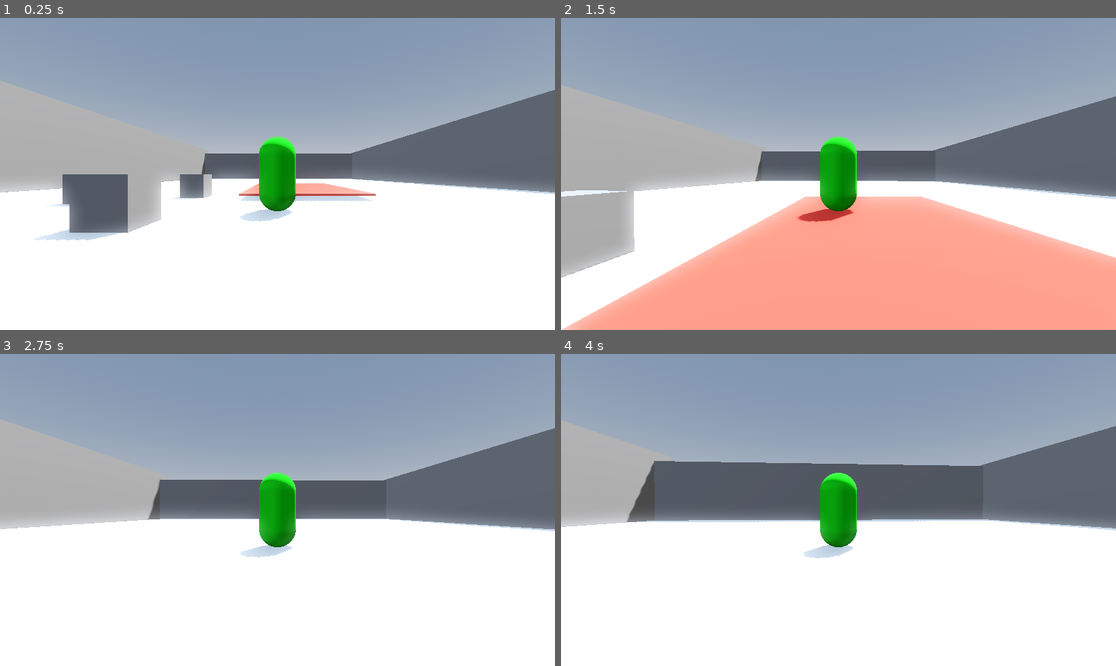
Above: before the commit, frames 1-4 (two rows, left to right).
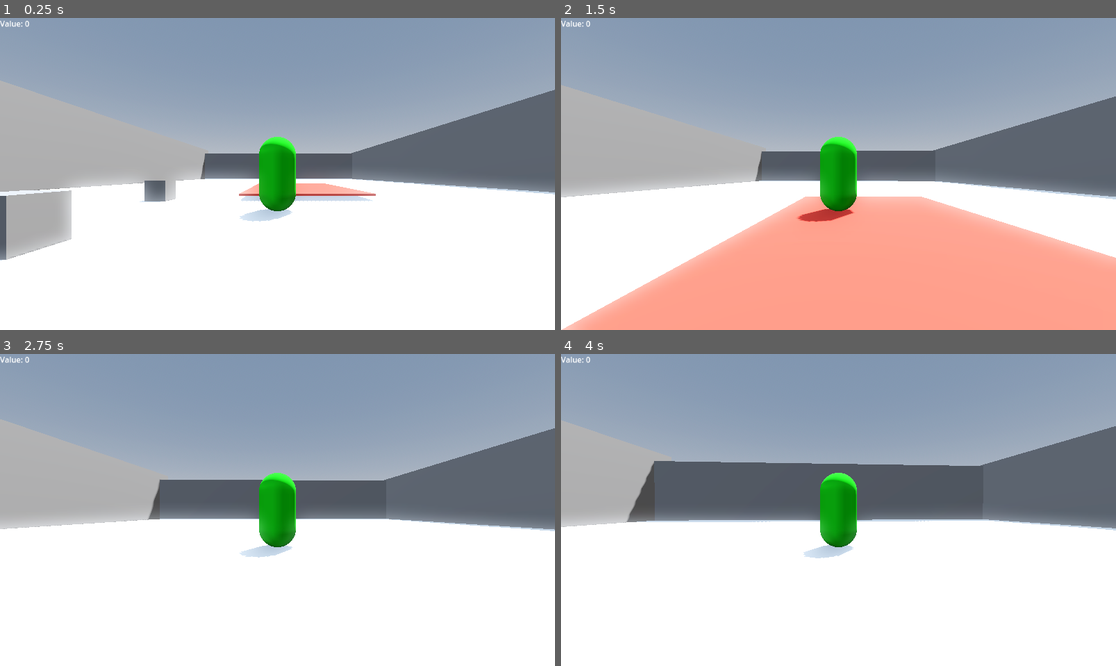
Above: after the commit, the same moments.

Repository: TylerPederson/effort
Game: Godot game, scene res://sandbox_level.tscn
The game is run twice, just before and just after one commit, with the same random seed, the same clock (stepped at 60 frames per second) and the same inputs. Sound files missing from this copy of the repository are replaced by a short silence.
Inputs (mouse positions are in pixels of both pictures, inside the frame that each line leads up to):
- Up to frame 1 (0.25 s): no input
- Up to frame 2 (1.5 s): tap Enter (ui_accept) at 0.5, 0.77 s; move the mouse to (866, 174) at 0.52 s; hold Up (ui_up) from 0.53 s (still down); tap E (interact) at 0.6, 1.35 s; click (866, 174) at 0.67 s; move the mouse to (810, 174) at 1.27 s
- Up to frame 3 (2.75 s): keep holding Up (ui_up); tap Enter (ui_accept) at 1.52 s; move the mouse to (288, 503) at 2.02 s; tap E (interact) at 2.1 s
- Up to frame 4 (4 s): keep holding Up (ui_up); move the mouse to (832, 516) at 2.77 s; tap E (interact) at 2.85, 3.6 s; click (832, 516) at 2.92 s; tap Enter (ui_accept) at 3.02, 3.77 s; move the mouse to (877, 513) at 3.52 s

The runs differ from the first frame. In frame 1, 6.1% of the frame differs, in the area x 0-39%, y 0-78%; in frame 2, 3.2%; in frame 3, less than 0.1%; in frame 4, less than 0.1%.

Commit message:
Dropping/Using Items
- Items tagged as consumables can now be used from the context menu, or double clicking the item, removing it from your inventory and changing some value (Test value via lable node added to the interaction controller node and displayed on screen)
- All item types can now be dropped by either the context meu button or dragging and dropping the item out of your inventory. it removes the item from the inventory and spawns the item back into the world in front of where the player is looking

TODO:
- Styling the inventory to the look of the game
- Adding equipment slots
- Adding Pocket Slots
- Possibly refactoring player interactions into it's own node?
- Chest inventories?

Diff:
--- a/Inventory/Controllers/interaction_controller.gd
+++ b/Inventory/Controllers/interaction_controller.gd
@@ -2,8 +2,10 @@
 
 @onready var raycast: RayCast3D = $"../RayCast3D"
 @onready var inventory_controller: Node = %"Inventory Controller/CanvasLayer/Inventory UI"
+@onready var testing_lable: Label = $TestingLable
 
 var inv_open : bool = false
+var test_value : int = 0
 
 signal invent_on_item_collected(item)
 
@@ -92,3 +94,8 @@
 # Handles finding the "ItemInteract" nodes of objects
 func find_interaction_component(object: Node) -> Node:
 	return object.get_node("ItemInteract")
+
+# Temp(?) Action Functions
+func update_test_value(amount: int) -> void:
+	test_value += amount
+	testing_lable.text = "Value: " + str(test_value)
--- a/Inventory/Controllers/interaction_controller.tscn
+++ b/Inventory/Controllers/interaction_controller.tscn
@@ -4,3 +4,8 @@
 
 [node name="InteractionController" type="Node"]
 script = ExtResource("1_v60n4")
+
+[node name="TestingLable" type="Label" parent="."]
+offset_right = 281.0
+offset_bottom = 76.0
+text = "Value: 0"
--- a/Inventory/Controllers/inventory_controller.gd
+++ b/Inventory/Controllers/inventory_controller.gd
@@ -2,8 +2,11 @@
 class_name InventoryController
 
 # Inventory Variables
+@onready var player_camera: Camera3D = $"../../../SpringArm3D/Camera3D"
+@onready var raycast: RayCast3D = $"../../../RayCast3D"
 @onready var inventory_grid: GridContainer = %GridContainer
 @onready var context_menu: PopupMenu = PopupMenu.new()
+@onready var interaction_controller: Node = $"../../../InteractionController"
 
 var inventory_slot_prefab: PackedScene = load("res://Inventory/inventory_slot.tscn")
 
@@ -41,6 +44,16 @@
 			return
 	inventory_full = true
 
+func _can_drop_data(_at_position: Vector2, data: Variant) -> bool:
+	var slot: InventorySlot = inventory_slots[data]
+	if not slot.slot_data:
+		return false
+	return true
+
+func _drop_data(_at_position: Vector2, data: Variant) -> void:
+	drop_collectable(data)
+	inventory_full = not has_free_slot()
+
 func _on_item_swapped_on_slot(from_slot_id: int, to_slot_id:int) -> void:
 	var to_slot_item: ItemData = inventory_slots[to_slot_id].slot_data
 	var from_slot_item: ItemData = inventory_slots[from_slot_id].slot_data
@@ -54,7 +67,7 @@
 
 	match get_item_action_type(slot.slot_data):
 		ActionData.ActionType.CONSUMABLE:
-			return #use thing
+			use_collectable(slot_id)
 		ActionData.ActionType.EQUIPMENT:
 			return # equip thing
 		ActionData.ActionType.INSPECT:
@@ -94,10 +107,10 @@
 		ActionData.ActionType.CONSUMABLE:
 			match id:
 				0:
-					# use_collectable return
+					use_collectable(slot_id)
 					return
 				1:
-					# drop_collectable return
+					drop_collectable(slot_id)
 					return
 		ActionData.ActionType.EQUIPMENT:
 			match id:
@@ -105,7 +118,7 @@
 					# equip_collectable return
 					return
 				1:
-					# drop_collectable return
+					drop_collectable(slot_id)
 					return
 		ActionData.ActionType.INSPECT:
 			match id:
@@ -113,7 +126,7 @@
 					# view_collectable return
 					return
 				1:
-					# drop_collectable return
+					drop_collectable(slot_id)
 					return
 
 func get_item_action_type(item_data: ItemData) -> ActionData.ActionType:
@@ -121,3 +134,65 @@
 		return ActionData.ActionType.INVALID
 
 	return item_data.action_data.action_type
+
+# Actions
+func use_collectable(slot_id: int) -> void:
+	var slot: InventorySlot = inventory_slots[slot_id]
+	if not slot.slot_data:
+		return
+
+	var action_data: ActionData = slot.slot_data.action_data
+	match action_data.modifier_name:
+		"test_consume":
+			interaction_controller.update_test_value(action_data.modifier_value)
+
+	inventory_full = not has_free_slot()
+	slot.fill_slot(null)
+
+func drop_collectable(slot_id: int) -> void:
+	var slot: InventorySlot = inventory_slots[slot_id]
+	if not slot.slot_data:
+		return
+
+	# 1) Foward Check
+	var drop_distance: float = 3.0
+	var foward_dir: Vector3 = -raycast.global_transform.basis.y.normalized()
+	var target_pos: Vector3 = raycast.global_transform.origin + foward_dir * drop_distance
+	var space_state = raycast.get_world_3d().direct_space_state
+
+	# 2) obstacle check
+	var obstacle_params = PhysicsRayQueryParameters3D.new()
+	obstacle_params.from = raycast.global_transform.origin + Vector3(0,0,3)
+	obstacle_params.to = target_pos
+
+	var obstacle_hit: Dictionary = space_state.intersect_ray(obstacle_params)
+	if obstacle_hit:
+		print("can't dorp here")
+		return
+
+	# 3) find the ground
+	var ground_params = PhysicsRayQueryParameters3D.new()
+	ground_params.from = target_pos + Vector3.UP * 3
+	ground_params.to = target_pos - Vector3.UP * 6
+
+	var ground_hit: Dictionary = space_state.intersect_ray(ground_params)
+	if not ground_hit:
+		print("no ground")
+		return
+
+	var ground_pos: Vector3 = ground_hit.position
+
+	var buffer_height: float = 0.5
+
+	var instance = slot.slot_data.item_prefab.instantiate() as Node3D
+
+	if instance is RigidBody3D:
+		get_tree().current_scene.add_child(instance)
+		instance.global_transform.origin = ground_pos + Vector3.UP * buffer_height
+		instance.freeze = false
+		instance.gravity_scale = 1.0
+	else:
+		instance.global_transform.origin = ground_pos + Vector3.UP * 0.01
+
+	inventory_full = not has_free_slot()
+	slot.fill_slot(null)
--- a/Inventory/Items/test_item.tscn
+++ b/Inventory/Items/test_item.tscn
@@ -24,11 +24,14 @@
 metadata/_custom_type_script = "uid://du5u3pregm218"
 
 [node name="TestItem" type="RigidBody3D"]
+mass = 0.5
 
 [node name="MeshInstance3D" type="MeshInstance3D" parent="."]
+transform = Transform3D(0.75, 0, 0, 0, 0.75, 0, 0, 0, 0.75, 0, 0, 0)
 mesh = SubResource("BoxMesh_mmqn2")
 
 [node name="CollisionShape3D" type="CollisionShape3D" parent="."]
+transform = Transform3D(0.75, 0, 0, 0, 0.75, 0, 0, 0, 0.75, 0, 0, 0)
 shape = SubResource("BoxShape3D_d6ppk")
 
 [node name="ItemInteract" parent="." instance=ExtResource("1_skauc")]
--- a/sandbox_level.tscn
+++ b/sandbox_level.tscn
@@ -66,10 +66,10 @@
 size = Vector3(33.739746, 6.4058228, 2.679657)
 
 [node name="TestItem" parent="." instance=ExtResource("2_vg0gq")]
-transform = Transform3D(1, 0, 0, 0, 1, 0, 0, 0, 1, -3.0577784, 0.50367165, 1.5259342)
+transform = Transform3D(1, 0, 0, 0, 1, 0, 0, 0, 1, -3.5369554, 0.37867165, 2.7561426)
 
 [node name="TestItem2" parent="." instance=ExtResource("2_vg0gq")]
-transform = Transform3D(1, 0, 0, 0, 1, 0, 0, 0, 1, -6.553833, 0.50367165, -1.6696913)
+transform = Transform3D(1, 0, 0, 0, 1, 0, 0, 0, 1, -4.4801006, 0.37867165, -2.2967591)
 
 [node name="TestItem3" parent="." instance=ExtResource("2_vg0gq")]
-transform = Transform3D(1, 0, 0, 0, 1, 0, 0, 0, 1, -3.590879, 0.50367165, -3.5258596)
+transform = Transform3D(1, 0, 0, 0, 1, 0, 0, 0, 1, -7.9383416, 0.37867165, 0.74083424)
